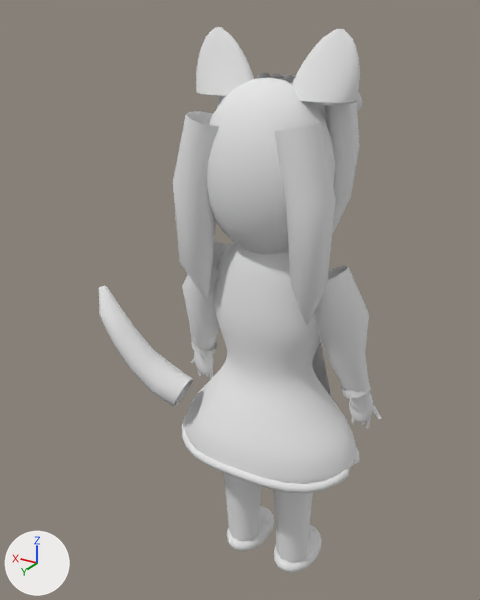
Before and after pictures for a commit that changed the OBJ model app/src/main/assets/luna_regular.obj.
The view is the same before and after, from a 50 mm lens placed at (-1.78, 3.32, 1.49), pointed at (0.26, -0.08, -0.21). The axes (+X, +Y, +Z) are drawn at lower left. The lights are the same throughout. The picture after the commit comes second. Where no turn or scale is listed for an object, it has been applied to the vertices.

The scene before the commit, as lines of its bpy script (objects in view):
```python
me_dress = bpy.data.meshes.new('dress')
me_dress.from_pydata(...)  # 1312 vertices, 2620 faces; spans x -0.612..0.612, y -0.43..0.43, z -1.15..0.28
me_dress.materials.append(mat_dress)  # white #e7e7e7
me_leg__1 = bpy.data.meshes.new('leg_-1')
me_leg__1.from_pydata(...)  # 40 vertices, 60 faces; spans x -0.342..-0.043, y -0.16..0.125, z -2.043..-1.064
me_leg__1.materials.append(mat_stock)  # white #e7e7e7
me_shoe_1 = bpy.data.meshes.new('shoe_1')
me_shoe_1.from_pydata(...)  # a UV sphere (20 segments, 13 rings, poles along z) spanning x 0.046..0.354, y -0.368..0.108, z -2.195..-2.005
me_shoe_1.materials.append(mat_black)  # white #e7e7e7
ob_dress = bpy.data.objects.new('dress', me_dress)
ob_dress.location = (0.0, 0.0, 0.0)
ob_leg__1 = bpy.data.objects.new('leg_-1', me_leg__1)
ob_leg__1.location = (0.0, 0.0, 0.0)
ob_shoe_1 = bpy.data.objects.new('shoe_1', me_shoe_1)
ob_shoe_1.location = (0.0, 0.0, 0.0)
# also in view: 'hair_back_1' at (0.32, 0.25, 0.43); 'hair_back_-1' at (-0.32, 0.25, 0.43); 'hem' at (0.01, 0.0, -1.15); 'ear_-1' at (-0.29, 0.03, 1.25); 'tail' at (0.78, 0.31, -0.52)
```
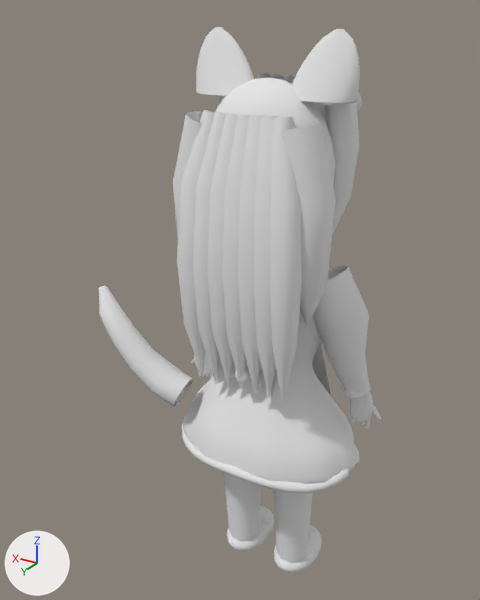
Pixel boxes (x1, y1, x2, y2) of what changed, in the pictures (480 x 600 px):
'hair_rear_-3', added: after (270, 117, 302, 402)
'hair_rear_-2', added: after (253, 116, 278, 397)
'hair_rear_-1', added: after (238, 115, 262, 393)
'hair_rear_0', added: after (222, 114, 249, 389)
'hair_rear_3', added: after (177, 110, 215, 377)
'hair_rear_1', added: after (207, 113, 237, 385)
'hair_rear_2', added: after (193, 111, 226, 381)
'back_bow_-1', added: after (258, 368, 278, 402)
'back_bow_1', added: after (214, 357, 248, 385)
'back_bow_knot', added: after (235, 369, 249, 384)
'hair_shell', unchanged, covered by the edit: before (207, 77, 335, 254); after (216, 77, 335, 186)
'hair_back_1', unchanged, covered by the edit: before (173, 111, 219, 300); after (173, 111, 203, 238)
'sleeve_1', unchanged, covered by the edit: before (182, 241, 230, 351)

Diff of the bpy script that builds the scene:
```diff
--- a/app/src/main/assets/luna_regular.obj.py
+++ b/app/src/main/assets/luna_regular.obj.py
@@ me_hair_rear_3 @@
+me_hair_rear_3.from_pydata(...)  # 50 vertices, 80 faces; spans x 0.15..0.39, y 0.24..0.48, z -0.58..1.02
+me_hair_rear_3.materials.append(mat_hair)  # white #e7e7e7
@@ me_hair_rear_2 @@
+me_hair_rear_2.from_pydata(...)  # 50 vertices, 80 faces; spans x 0.08..0.29, y 0.24..0.48, z -0.58..1.02
+me_hair_rear_2.materials.append(mat_hair)  # white #e7e7e7
@@ me_hair_rear_1 @@
+me_hair_rear_1.from_pydata(...)  # 50 vertices, 80 faces; spans x 0.0..0.19, y 0.24..0.48, z -0.58..1.02
+me_hair_rear_1.materials.append(mat_hairlight)  # white #e7e7e7
@@ me_hair_rear_0 @@
+me_hair_rear_0.from_pydata(...)  # 50 vertices, 80 faces; spans x -0.1..0.1, y 0.24..0.48, z -0.58..1.02
+me_hair_rear_0.materials.append(mat_hair)  # white #e7e7e7
@@ me_hair_rear__3 @@
+me_hair_rear__3.from_pydata(...)  # 50 vertices, 80 faces; spans x -0.39..-0.15, y 0.24..0.48, z -0.58..1.02
+me_hair_rear__3.materials.append(mat_hair)  # white #e7e7e7
@@ me_hair_rear__2 @@
+me_hair_rear__2.from_pydata(...)  # 50 vertices, 80 faces; spans x -0.29..-0.08, y 0.24..0.48, z -0.58..1.02
+me_hair_rear__2.materials.append(mat_hairlight)  # white #e7e7e7
@@ me_hair_rear__1 @@
+me_hair_rear__1.from_pydata(...)  # 50 vertices, 80 faces; spans x -0.19..0.0, y 0.24..0.48, z -0.58..1.02
+me_hair_rear__1.materials.append(mat_hair)  # white #e7e7e7
@@ me_back_bow_knot @@
+me_back_bow_knot.from_pydata(...)  # a UV sphere (20 segments, 13 rings, poles along z) spanning x -0.0447..0.0447, y 0.3132..0.3668, z -0.545..-0.435
+me_back_bow_knot.materials.append(mat_purple)  # white #e7e7e7
@@ me_back_bow_1 @@
+me_back_bow_1.from_pydata([(0.0, 0.265, -0.48), (0.24, 0.32, -0.38), (0.2, 0.33, -0.62)], [], [(0, 1, 2)])
+me_back_bow_1.materials.append(mat_apron)  # white #e7e7e7
@@ me_back_bow__1 @@
+me_back_bow__1.from_pydata([(0.0, 0.265, -0.48), (-0.24, 0.32, -0.38), (-0.2, 0.33, -0.62)], [], [(0, 1, 2)])
+me_back_bow__1.materials.append(mat_apron)  # white #e7e7e7
@@ ob_hair_rear_3 @@
+ob_hair_rear_3 = bpy.data.objects.new('hair_rear_3', me_hair_rear_3)
+ob_hair_rear_3.location = (0.0, 0.0, 0.0)
@@ ob_hair_rear_2 @@
+ob_hair_rear_2 = bpy.data.objects.new('hair_rear_2', me_hair_rear_2)
+ob_hair_rear_2.location = (0.0, 0.0, 0.0)
@@ ob_hair_rear_1 @@
+ob_hair_rear_1 = bpy.data.objects.new('hair_rear_1', me_hair_rear_1)
+ob_hair_rear_1.location = (0.0, 0.0, 0.0)
@@ ob_hair_rear_0 @@
+ob_hair_rear_0 = bpy.data.objects.new('hair_rear_0', me_hair_rear_0)
+ob_hair_rear_0.location = (0.0, 0.0, 0.0)
@@ ob_hair_rear__3 @@
+ob_hair_rear__3 = bpy.data.objects.new('hair_rear_-3', me_hair_rear__3)
+ob_hair_rear__3.location = (0.0, 0.0, 0.0)
@@ ob_hair_rear__2 @@
+ob_hair_rear__2 = bpy.data.objects.new('hair_rear_-2', me_hair_rear__2)
+ob_hair_rear__2.location = (0.0, 0.0, 0.0)
@@ ob_hair_rear__1 @@
+ob_hair_rear__1 = bpy.data.objects.new('hair_rear_-1', me_hair_rear__1)
+ob_hair_rear__1.location = (0.0, 0.0, 0.0)
@@ ob_back_bow_knot @@
+ob_back_bow_knot = bpy.data.objects.new('back_bow_knot', me_back_bow_knot)
+ob_back_bow_knot.location = (0.0, 0.0, 0.0)
@@ ob_back_bow_1 @@
+ob_back_bow_1 = bpy.data.objects.new('back_bow_1', me_back_bow_1)
+ob_back_bow_1.location = (0.0, 0.0, 0.0)
@@ ob_back_bow__1 @@
+ob_back_bow__1 = bpy.data.objects.new('back_bow_-1', me_back_bow__1)
+ob_back_bow__1.location = (0.0, 0.0, 0.0)
```
